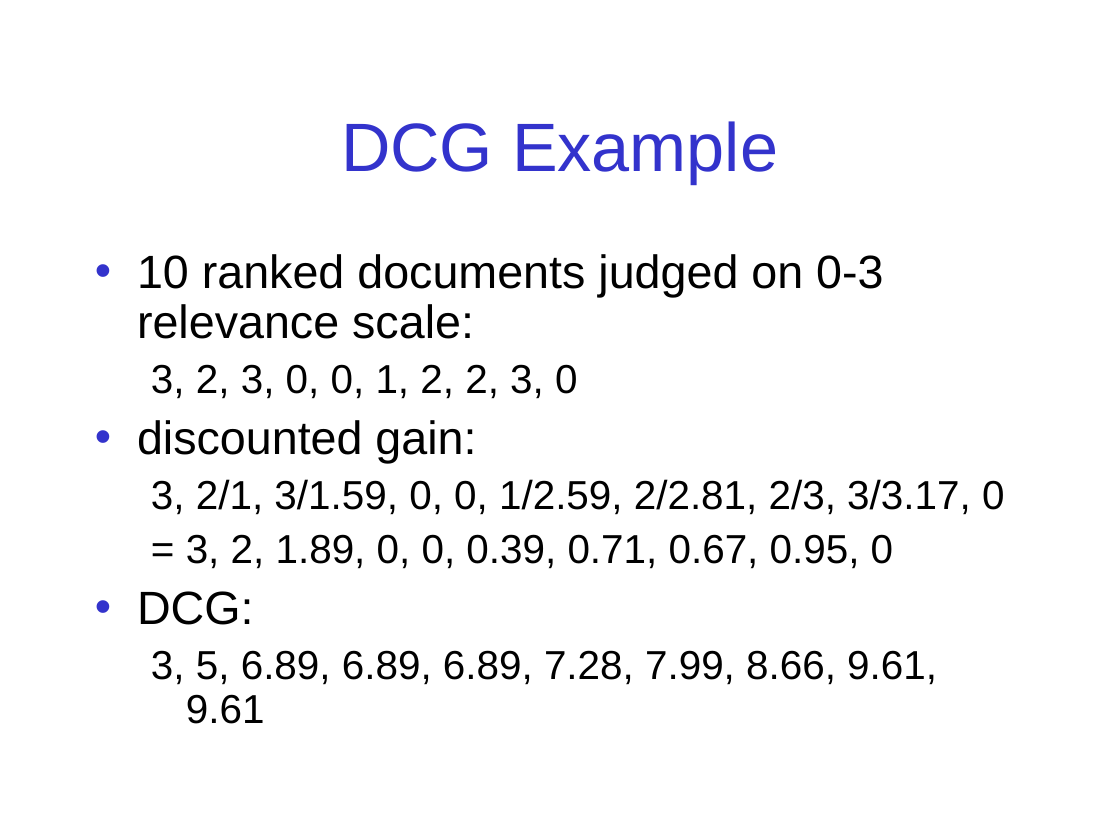
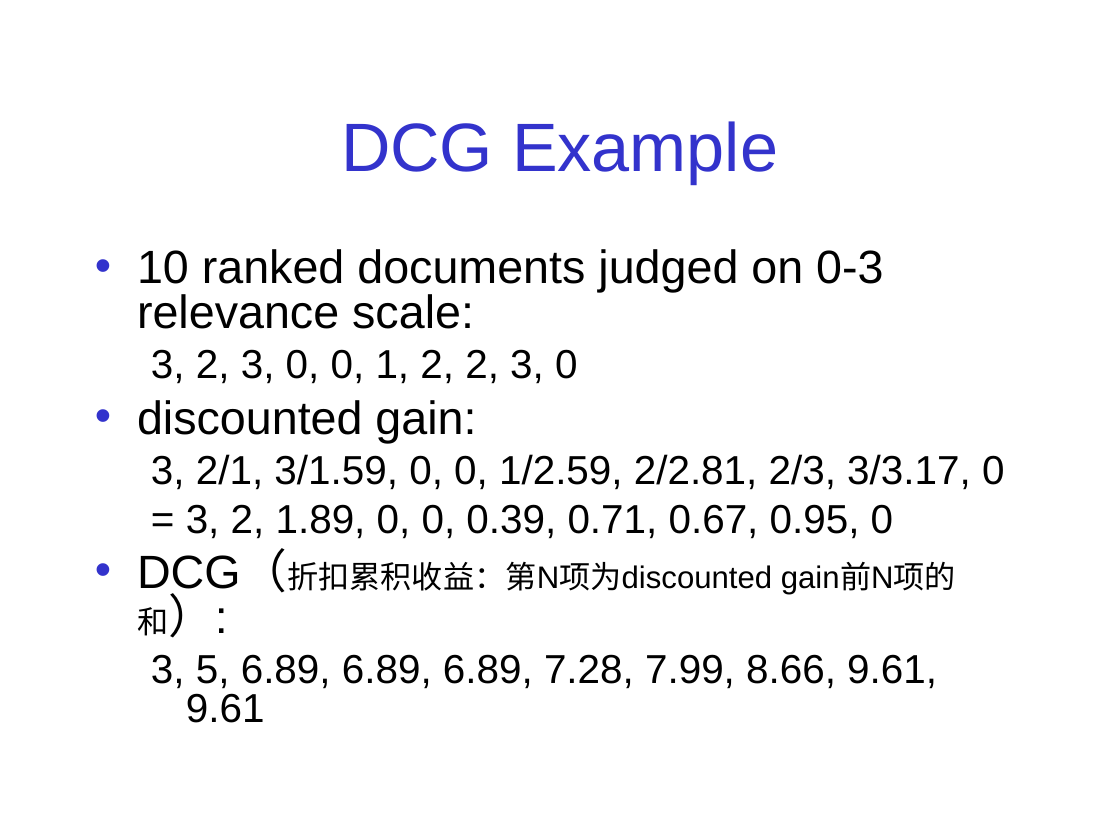
Before and after one commit to zhengxq27/Junoir_study_last, a slide deck: slide 73 of 数据挖掘/课件/retrieval-evaluation.ppt. Drawn at 1120x840 pixels with LibreOffice and Linux fonts; fonts in the diff are those of the drawing. Boxes give left, top, right and bottom in pixels: in the first picture for what was removed or moved away, otherwise in the second. Text is boxed around its words. In the diff, an @@ line names an element or a change of style, - is before the commit and + after.

```diff
--- a/数据挖掘/课件/retrieval-evaluation.ppt
+++ b/数据挖掘/课件/retrieval-evaluation.ppt
@@ text at (137,249,1004,723): line spacing 0.9 to 0.8 @@
@@ text at (137,551,772,597): text changed; size 30 to 20 pt @@
-• DCG:
+• DCG（折扣累积收益：第N项为discounted gain前N项的和）:
```
Also in this commit, not shown: 12 other slides changed.
